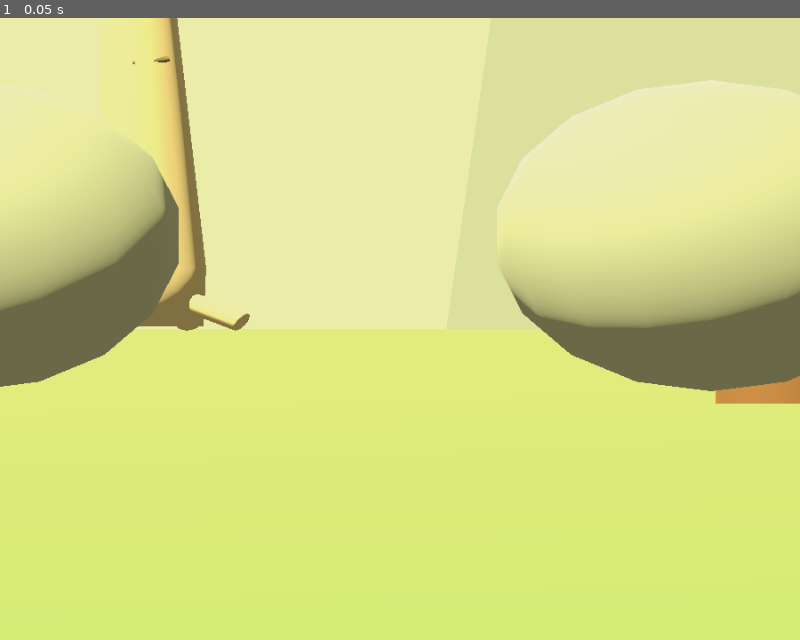
Above: before the commit, frame 1.
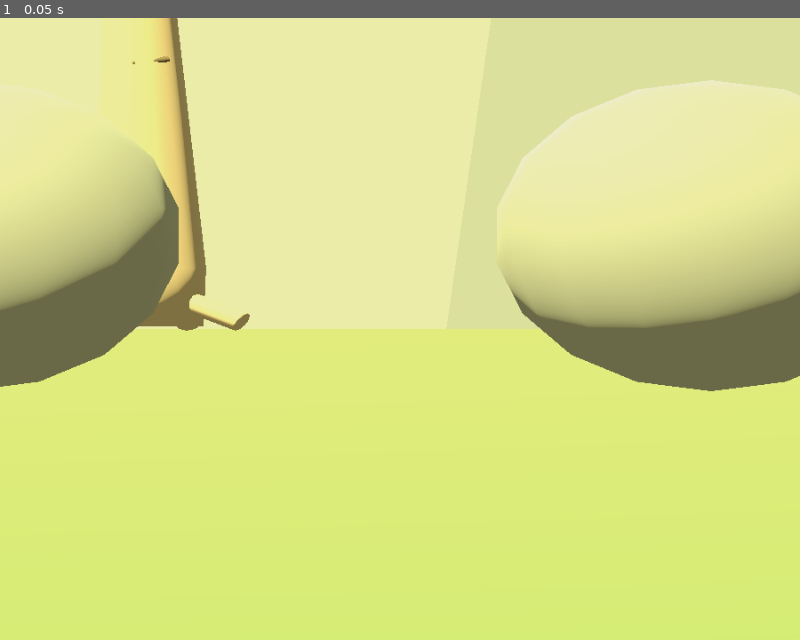
Above: after the commit, the same moment.

Repository: apps-skymesh/tuvlo-world
Game: Godot game, scene res://scenes/homestead.tscn
Two runs of this game, one before a commit and one after it. Both use one fixed random seed, a clock stepped at 60 frames per second and the inputs below.
Inputs:
- Up to frame 1 (0.05 s): no input

The runs differ from the first frame. In frame 1, 0.3% of the frame differs, in the area x 89-100%, y 57-63%.

Commit message:
World: soften terrain edges and vary the treeline (audit 10)
- Locked plots keep their muted tint but feather into the grass along a
  wobbling band instead of a straight cut edge.
- Turf carries the valley's distance haze, and the valley now receives
  the same shadow term as the turf, so the web renderer no longer shows
  bright straight-edged countryside patches beside the clearing.
- The distant treeline uses loose groups of one to three trees: stacked
  pines, slim firs, round and three-blob crowns in five greens.
- No land, ownership, coordinates or navigation changed.

Gate: scripts/pre-push-checks.sh on 5406cc98 + this change, Tuvlo Pre-Push
iPhone 17 Pro iOS 27.0: units passed (0 failed), Release compile, UI smoke
4/4. Godot runtime tests failures=0. Visual: Mac Metal turf review and
simulator web renderer. Not run: critical/full UI, physical device colours.

Co-Authored-By: Claude Opus 5.5 <noreply@anthropic.com>

Diff:
--- a/Godot/scripts/meadow.gdshader
+++ b/Godot/scripts/meadow.gdshader
@@ -4,14 +4,23 @@
 // A separate vivid green here becomes neon under its 1.22 saturation boost.
 uniform vec4 grass_color : source_color = vec4(0.56, 0.64, 0.45, 1.0);
 uniform float dormant : hint_range(0.0, 1.0) = 0.0;
+// A locked plot's half size: its muted tint feathers into the grass over a
+// wobbling band, so the plot stays distinct without a straight cut edge.
+uniform vec2 half_size = vec2(6.0, 6.0);
+// The valley's distance haze, so turf and countryside agree at every edge.
+uniform vec4 haze_color : source_color = vec4(0.93, 0.90, 0.78, 1.0);
+uniform vec2 center = vec2(3.0, -3.0);
+uniform float haze_start = 20.0;
+uniform float haze_end = 62.0;
 varying vec3 world_point;
+varying vec2 node_center;
 float hash(vec2 p) { return fract(sin(dot(p, vec2(127.1,311.7))) * 43758.5453); }
 float noise(vec2 p) {
     vec2 cell=floor(p), t=fract(p);
     t=t*t*(3.0-2.0*t);
     return mix(mix(hash(cell),hash(cell+vec2(1.0,0.0)),t.x),mix(hash(cell+vec2(0.0,1.0)),hash(cell+vec2(1.0)),t.x),t.y);
 }
-void vertex() { world_point=(MODEL_MATRIX*vec4(VERTEX,1.0)).xyz; }
+void vertex() { world_point=(MODEL_MATRIX*vec4(VERTEX,1.0)).xyz; node_center=NODE_POSITION_WORLD.xz; }
 void fragment() {
     vec2 ground = world_point.xz;
     // The same world-space variation as the valley keeps adjoining turf in
@@ -23,6 +32,12 @@
     vec3 grass = grass_color.rgb * (0.90 + broad * 0.14 + (mottling - 0.5) * 0.06);
     grass *= 1.0 + (detail - 0.5) * 0.035 * detail_visibility;
     vec3 quiet = mix(grass, vec3(dot(grass, vec3(0.299, 0.587, 0.114))), 0.62) * 0.90;
-    ALBEDO = mix(grass, quiet, dormant);
+    vec2 local = abs(ground - node_center);
+    float inside = min(half_size.x - local.x, half_size.y - local.y);
+    float wobble = (noise(ground * 0.55 + vec2(5.0, 9.0)) - 0.5) * 1.0;
+    float core = smoothstep(0.1, 1.5, inside + wobble);
+    vec3 color = mix(grass, quiet, dormant * core);
+    float haze = smoothstep(haze_start, haze_end, length((ground - center) * vec2(0.8, 1.0)));
+    ALBEDO = mix(color, haze_color.rgb, haze * 0.85);
     ROUGHNESS=1.0;
 }
--- a/Godot/scripts/valley.gd
+++ b/Godot/scripts/valley.gd
@@ -48,7 +48,7 @@
 	var rng=RandomNumberGenerator.new()
 	rng.seed=40213
 	# Clumps along the back and sides, outside every land, edge and cove outline.
-	var bands=[[Vector2(-34,-24),Vector2(26,-21),46],[Vector2(-31,-20),Vector2(-24,16),16],[Vector2(-30,14),Vector2(-14,20),8]]
+	var bands=[[Vector2(-34,-24),Vector2(26,-21),34],[Vector2(-31,-20),Vector2(-24,16),12],[Vector2(-30,14),Vector2(-14,20),6]]
 	for band in bands:
 		var a: Vector2=band[0]
 		var b: Vector2=band[1]
@@ -66,11 +66,26 @@
 		if area.has_point(Vector2(p.x,p.z)): return false
 	return p.x<25.5
 
+# A loose group of one to three trees in mixed shapes, sizes and greens, so
+# the distant treeline reads as woodland rather than a row of copies.
+const LEAF_TONES=["5f8f55","6a9459","7c9f62","86a866","55835a"]
 func tree_clump(root: Node3D,p: Vector3,rng: RandomNumberGenerator):
-	var scale=rng.randf_range(0.7,1.1)
-	var conifer=rng.randf()<0.45
-	HomesteadMesh.cylinder(root,p+Vector3(0,0.35*scale,0),0.12*scale,0.7*scale,hazed("8a6d4f",p))
-	if conifer:
-		HomesteadMesh.cylinder(root,p+Vector3(0,1.35*scale,0),0.75*scale,1.9*scale,hazed("54805a",p),0.0)
-	else:
-		HomesteadMesh.ellipsoid(root,p+Vector3(0,1.25*scale,0),Vector3(0.85,0.8,0.85)*scale,hazed("6a9459" if rng.randf()<0.5 else "7c9f62",p))
+	var count=1+int(rng.randf()<0.55)+int(rng.randf()<0.25)
+	for i in count:
+		var spot=p+(Vector3(rng.randf_range(-1.1,1.1),0,rng.randf_range(-0.8,0.8)) if i>0 else Vector3.ZERO)
+		if i>0 and not outside_land(spot): continue
+		var scale=rng.randf_range(0.6,1.25)*(0.78 if i>0 else 1.0)
+		var shape=rng.randi_range(0,3)
+		var tone=LEAF_TONES[rng.randi_range(0,LEAF_TONES.size()-1)]
+		HomesteadMesh.cylinder(root,spot+Vector3(0,0.35*scale,0),0.12*scale,0.7*scale,hazed("8a6d4f",spot))
+		match shape:
+			0: # Tall pine: two stacked cones.
+				HomesteadMesh.cylinder(root,spot+Vector3(0,1.15*scale,0),0.78*scale,1.5*scale,hazed("54805a",spot),0.0)
+				HomesteadMesh.cylinder(root,spot+Vector3(0,2.0*scale,0),0.52*scale,1.3*scale,hazed("54805a",spot),0.0)
+			1: # Slim fir.
+				HomesteadMesh.cylinder(root,spot+Vector3(0,1.5*scale,0),0.55*scale,2.4*scale,hazed("4e7a55",spot),0.0)
+			2: # Broadleaf crown of three blobs.
+				for blob in [Vector3(0,1.35,0),Vector3(-0.42,1.08,0.12),Vector3(0.4,1.12,-0.1)]:
+					HomesteadMesh.ellipsoid(root,spot+blob*scale,Vector3(0.62,0.58,0.62)*scale,hazed(tone,spot))
+			_: # Round crown, a little wider than tall.
+				HomesteadMesh.ellipsoid(root,spot+Vector3(0,1.2*scale,0),Vector3(0.95,0.78,0.9)*scale,hazed(tone,spot))
--- a/Godot/scripts/valley.gdshader
+++ b/Godot/scripts/valley.gdshader
@@ -1,5 +1,5 @@
 shader_type spatial;
-render_mode specular_disabled, shadows_disabled;
+render_mode specular_disabled;
 // Scenery around the homestead: soft countryside that fades into haze, with a
 // calm sea beyond the east cove. Display only; nothing here is buildable.
 uniform vec4 grass_color : source_color = vec4(0.56, 0.64, 0.45, 1.0);
